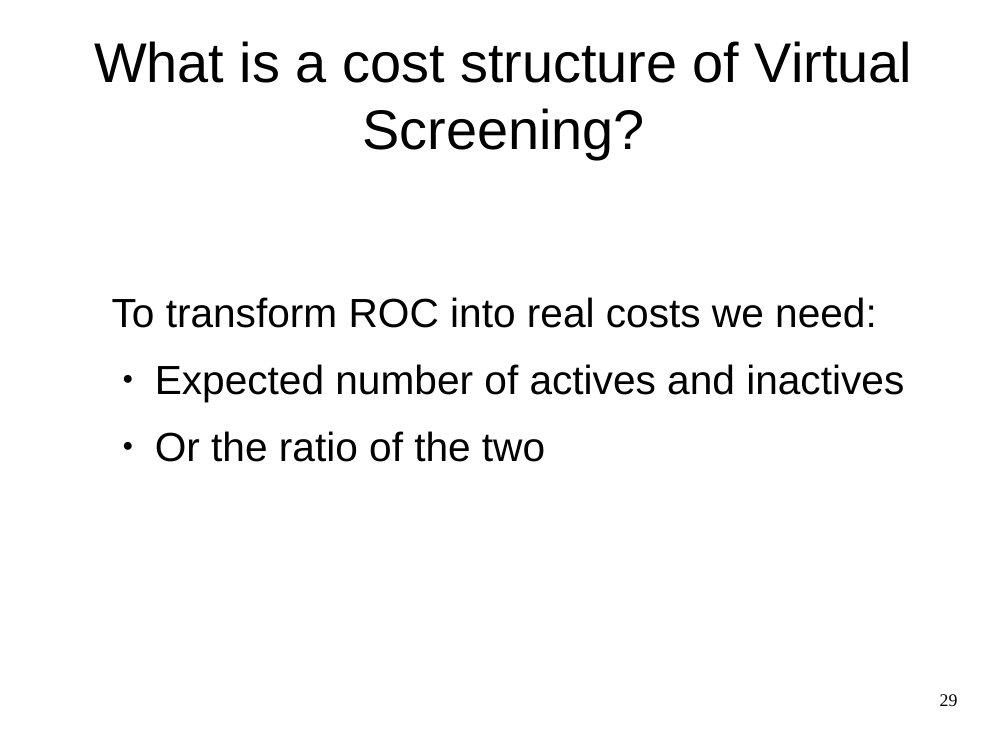
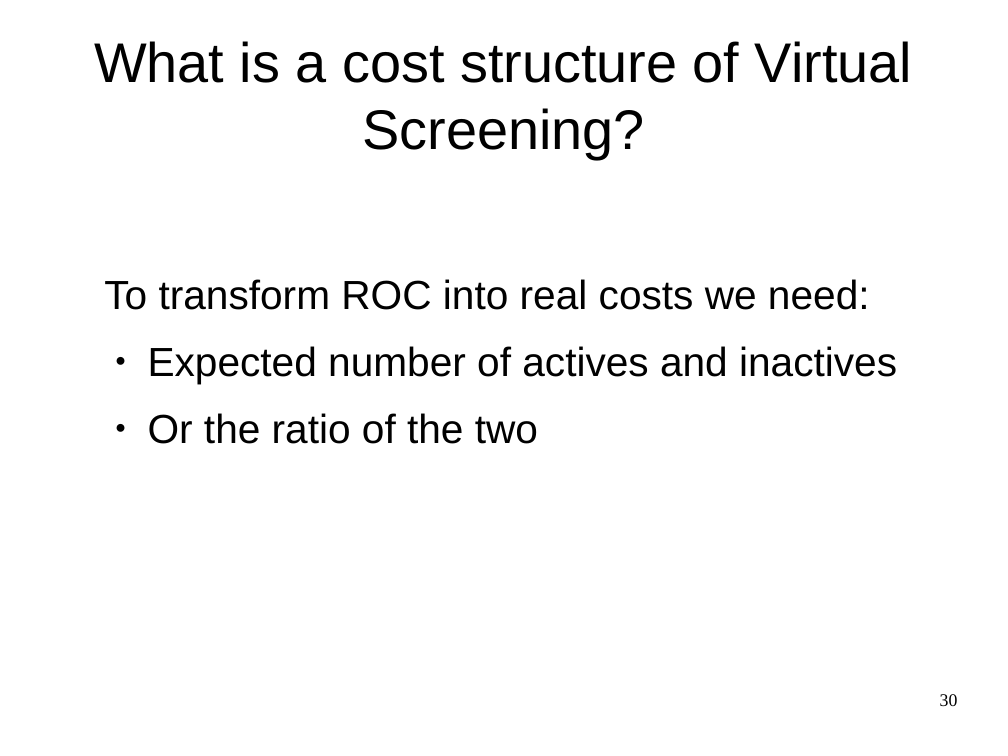
Before and after one commit to AlexWoroschilow/pca, a slide deck: slide 30 of seminar/presentation.odp (slide 29 before the commit). Drawn at 1008x756 pixels with LibreOffice and Linux fonts; fonts in the diff are those of the drawing. Boxes give left, top, right and bottom in pixels: in the first picture for what was removed or moved away, otherwise in the second. Text is boxed around its words. In the diff, an @@ line names an element or a change of style, - is before the commit and + after.

```diff
--- a/seminar/presentation.odp
+++ b/seminar/presentation.odp
@@ text "To transform ROC into real ...": place and size @@
-text "To transform ROC into real ..." at [112,297,904,462]
+text "To transform ROC into real ..." at [104,279,897,444]
@@ page number at [940,694,958,706]: text changed @@
-29
+30
```
Also in this commit, not shown: 9 other slides changed, 1 slide added, 1 slide removed, 4 other files.
